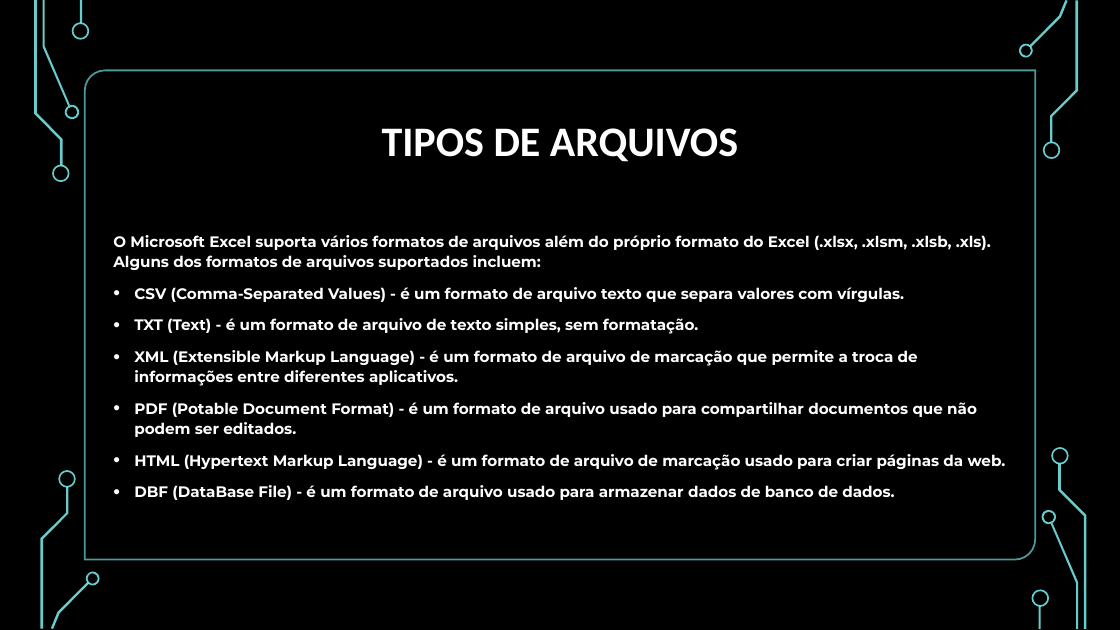
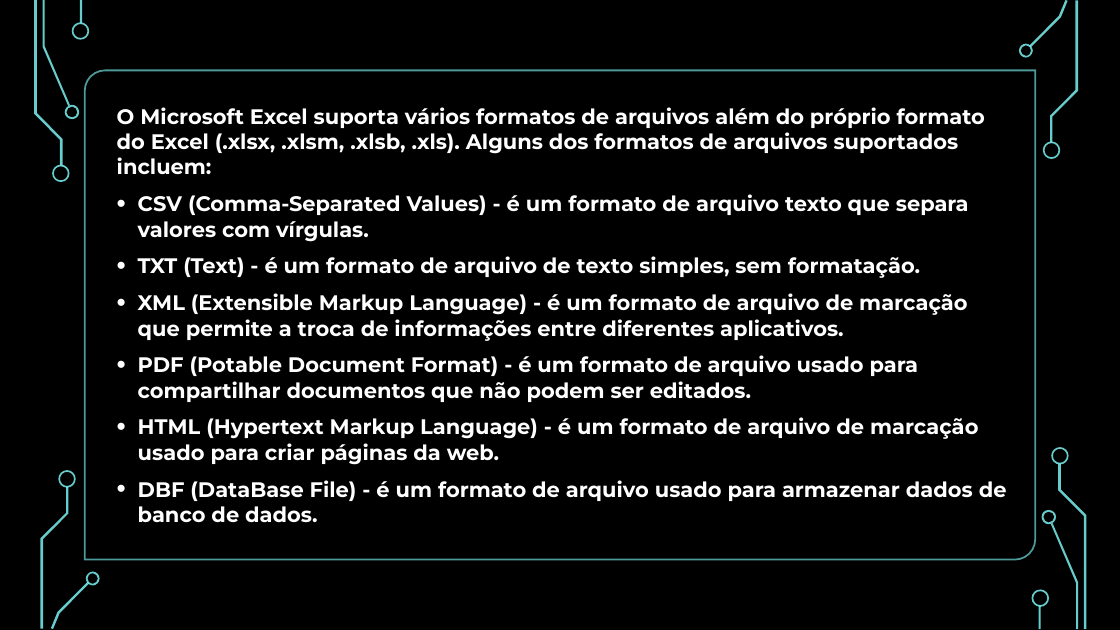
Before and after one commit to VitorKaviski/Curso_Kaviski_Excel_Basico_ao_Avancado, a slide deck: slide 8 of Curso Excel/Intermediário/Aula 1/Aula 1 - Excel/Curso Excel - Intermediário.pptx (slide 6 before the commit). Drawn at 1120x630 pixels with LibreOffice and Linux fonts; fonts in the diff are those of the drawing; background and template pictures are left out. Boxes give left, top, right and bottom in pixels: in the first picture for what was removed or moved away, otherwise in the second. Text is boxed around its words. In the diff, an @@ line names an element or a change of style, - is before the commit and + after.

```diff
--- a/Curso Excel/Intermediário/Aula 1/Aula 1 - Excel/Curso Excel - Intermediário.pptx
+++ b/Curso Excel/Intermediário/Aula 1/Aula 1 - Excel/Curso Excel - Intermediário.pptx
@@ text "O Microsoft Excel suporta vários ...": place and size @@
-text "O Microsoft Excel suporta vários ..." at <box>113,235,1006,500</box>
+text "O Microsoft Excel suporta vários ..." at <box>117,107,1007,522</box>
@@ text "O Microsoft Excel suporta vários ..." at <box>117,107,1007,522</box>: size 13 to 18 pt; line spacing 1.1 to 1 @@
@@ title removed at <box>382,128,738,162</box> @@
-TIPOS DE ARQUIVOS
```
Also in this commit, not shown: 18 other slides changed, 3 slides added, 2 other files.
